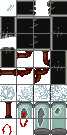
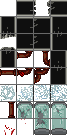
Comparing the layer stacks of the two w=67, h=135 images. Changes:
moved "Eingefügte Ebene" above "tubes", painted on it over [5, 102, 48, 118]
removed layer "Ebene 2" over [7, 5, 14, 11]
renamed "rohrvertikal" to "tubes", painted on it over [4, 102, 64, 135]
removed layer "Ebene 8" over [20, 119, 28, 127]
removed layer "Ebene 7" over [2, 124, 12, 135]
removed layer "new tank 3" (1st of 2) over [18, 106, 31, 118]
removed layer "new tank 2" (1st of 2) over [35, 106, 48, 127]
removed layer "new tank 2" (2nd of 2) over [35, 111, 48, 128]
removed layer "new tank" (1st of 2) over [54, 105, 64, 118]
